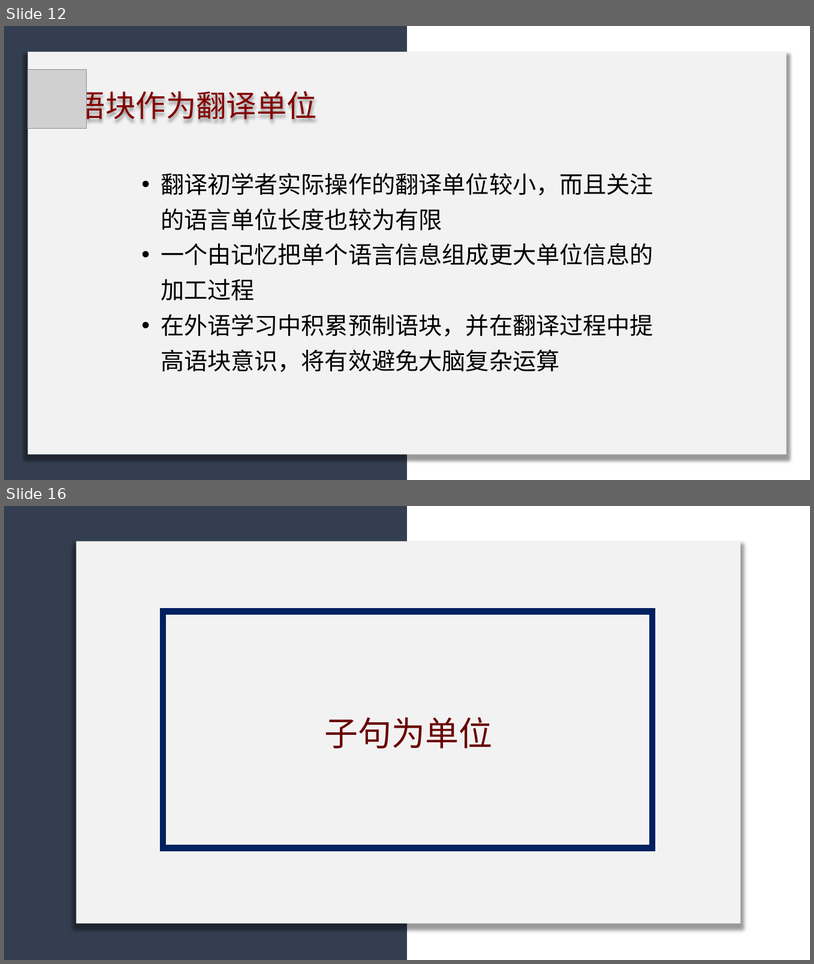
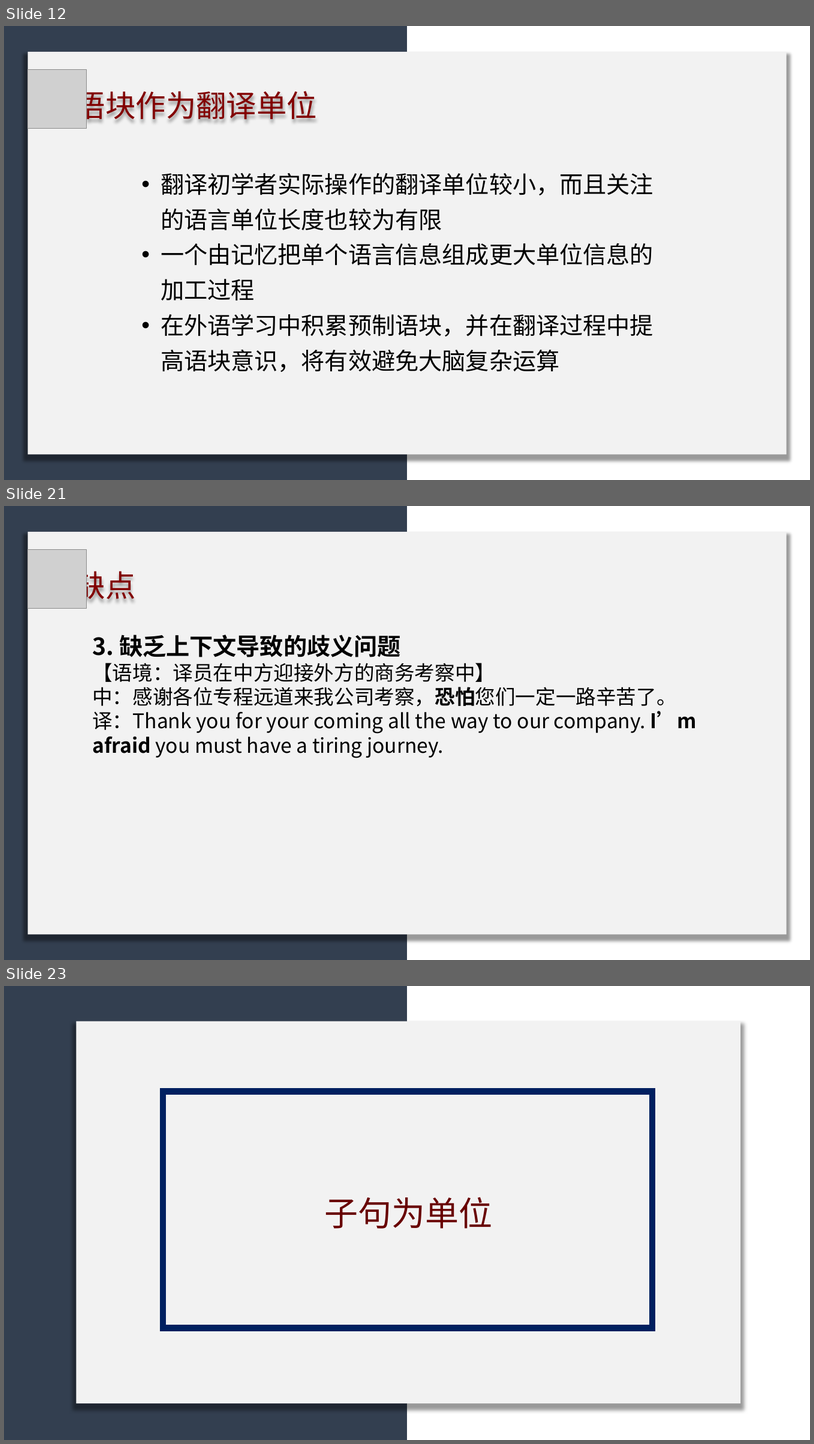
Before and after one commit to licheng0573/RosettaStone, a slide deck: 二组展示_10_24.pptx. Shown one above the other, each under a label of ours: slides 12 and 16 before the commit, slides 12, 21 and 23 after it; the slides between them are not shown. The pictures are 814x964 and 814x1444 pixels, drawn with LibreOffice and Linux fonts; fonts in the diff are those of the drawing; grey boxes stand for pictures. Boxes give left, top, right and bottom in pixels: in the first picture for what was removed or moved away, otherwise in the second. Text is boxed around its words. In the diff, an @@ line names an element or a change of style, - is before the commit and + after.

```diff
--- a/二组展示_10_24.pptx
+++ b/二组展示_10_24.pptx
@@ slide 21 added at (x1=4, y1=506, x2=810, y2=960), background #FFFFFF @@
@@ rectangle added at (x1=4, y1=506, x2=408, y2=960), fill #333F50 @@
@@ rectangle added at (x1=27, y1=532, x2=787, y2=934), fill #F2F2F2 @@
@@ picture added at (x1=27, y1=550, x2=86, y2=608) @@
@@ text added at (x1=75, y1=566, x2=136, y2=604), 36 pt, text #820000 @@
+缺点
@@ text added at (x1=92, y1=634, x2=697, y2=758), 24 pt, text #000000 @@
+3. 缺乏上下文导致的歧义问题
+【语境：译员在中方迎接外方的商务考察中】
+中：感谢各位专程远道来我公司考察，恐怕您们一定一路辛苦了。
+译：Thank you for your coming all the way to our company. I’m afraid you must have a tiring journey.
@@ what was slide 16 is now slide 23 @@
```
Also in this commit, not shown: 5 slides changed, 9 other slides added, 5 slides removed.
